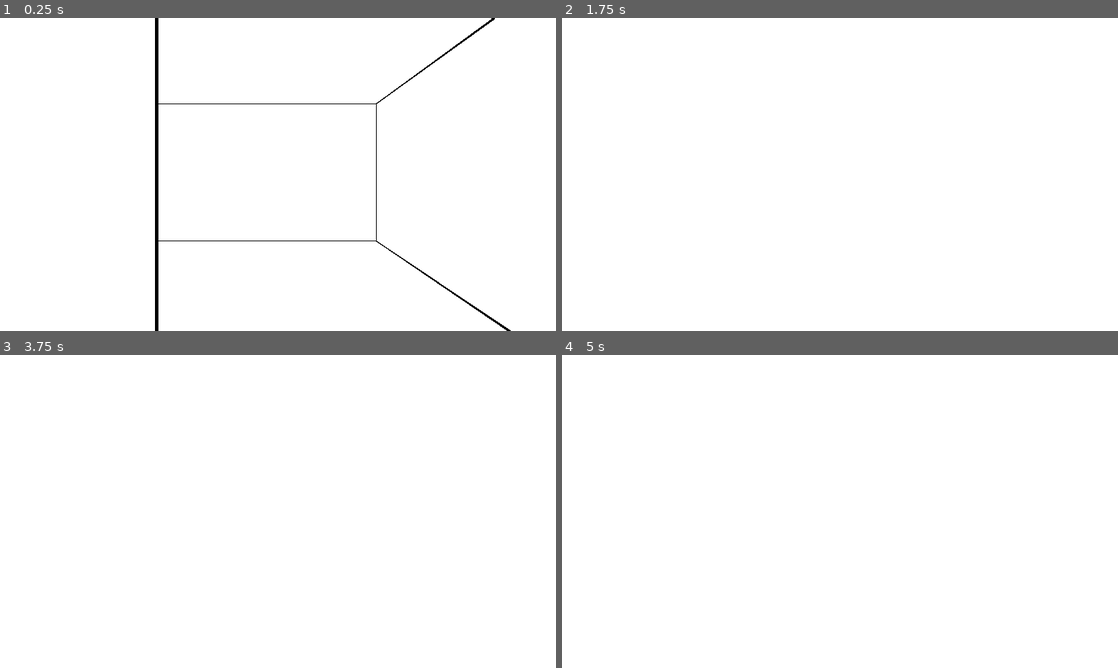
Above: before the commit, frames 1-4 (two rows, left to right).
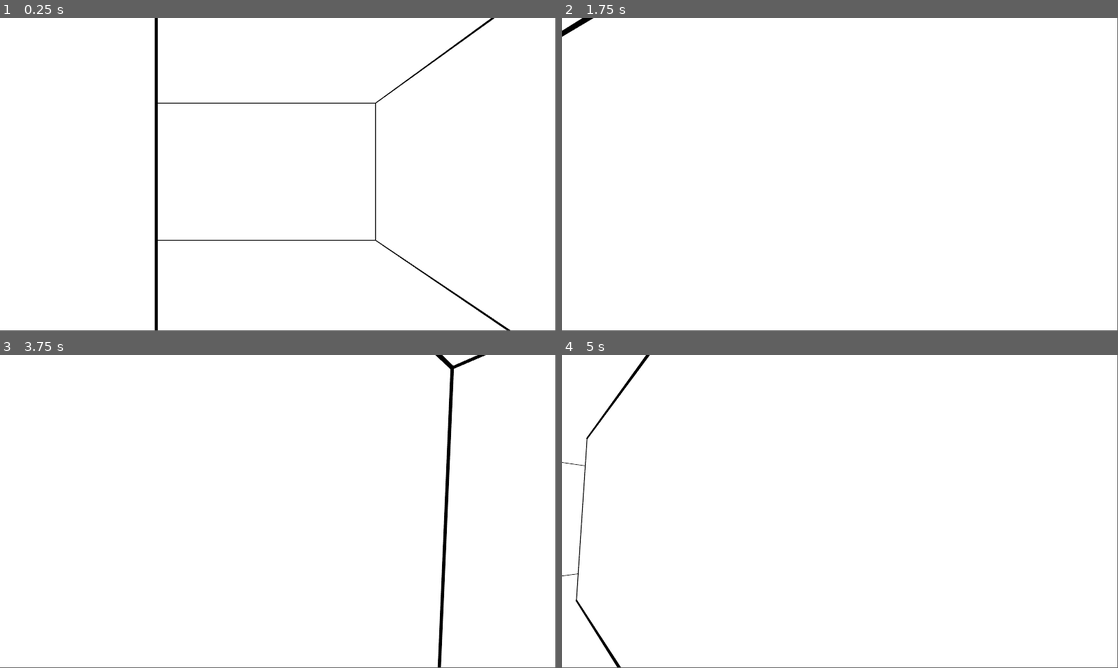
Above: after the commit, the same moments.

Repository: VojtaStruhar/antichamber-example
Game: Godot game, scene res://world.tscn
Same seed, same stepped clock (60 frames per second), same inputs: the game is played once before the commit and once after it. The project has no main scene, so this scene is started directly.
Inputs (mouse positions are in pixels of both pictures, inside the frame that each line leads up to):
- Up to frame 1 (0.25 s): no input
- Up to frame 2 (1.75 s): tap Enter (ui_accept) at 0.5, 0.77, 1.52 s; move the mouse to (867, 174) at 0.52 s; hold Up from 0.53 s (still down); move the mouse to (812, 174) at 1.27 s
- Up to frame 3 (3.75 s): keep holding Up; move the mouse to (289, 505) at 2.02 s; tap Enter (ui_accept) at 2.75, 3.02, 3.5 s; move the mouse to (272, 517) at 2.77 s; move the mouse to (316, 514) at 3.52 s
- Up to frame 4 (5 s): keep holding Up; tap Enter (ui_accept) at 3.77, 4.52 s; move the mouse to (795, 508) at 4.27 s
The window is 800x450 before the commit and 799x449 after it. Grey fills any space a smaller window leaves; there, only what the larger window draws over its background counts as a difference.

The runs differ from the first frame. In frame 1, 1.1% of the frame differs, in the area x 27-92%, y 0-100%; in frame 2, 0.1%; in frame 3, 0.8%; in frame 4, 0.5%.

Commit message:
Move scripts

Diff:
--- a/project.godot
+++ b/project.godot
@@ -18,7 +18,6 @@
 
 window/size/viewport_width=1920
 window/size/viewport_height=1080
-window/stretch/mode="viewport"
 
 [editor_plugins]
 
@@ -28,3 +27,7 @@
 
 3d_physics/layer_1="World"
 3d_physics/layer_16="Teleportation"
+
+[rendering]
+
+anti_aliasing/quality/msaa_3d=3
--- a/world.tscn
+++ b/world.tscn
@@ -1,7 +1,7 @@
 [gd_scene load_steps=21 format=4 uid="uid://by4fsuj02uyb3"]
 
-[ext_resource type="Script" uid="uid://7uicahbwx5vb" path="res://antichamber.gd" id="1_2o6r5"]
-[ext_resource type="Script" uid="uid://bdclx4q3c332j" path="res://player.gd" id="1_f3sb7"]
+[ext_resource type="Script" uid="uid://7uicahbwx5vb" path="res://scripts/antichamber.gd" id="1_2o6r5"]
+[ext_resource type="Script" uid="uid://bdclx4q3c332j" path="res://scripts/player.gd" id="1_f3sb7"]
 [ext_resource type="PackedScene" uid="uid://loidsa645j6i" path="res://meshes/Hall-BeforeStairs.glb" id="2_fj7yv"]
 [ext_resource type="PackedScene" uid="uid://mpqe1akw3sgh" path="res://meshes/Hall-BeforeStairs-Outline.glb" id="3_ioo17"]
 [ext_resource type="PackedScene" uid="uid://cjxdjqx2jg68m" path="res://meshes/adjusted/stairs_red.tscn" id="6_pkg7o"]
@@ -95,12 +95,22 @@
 [node name="Light_Red" type="OmniLight3D" parent="StairsRed"]
 transform = Transform3D(1, 0, 0, 0, 1, 0, 0, 0, 1, 0.0843084, 0.0581009, -1.03272)
 light_color = Color(0, 1, 1, 1)
-light_energy = 1.564
-light_negative = true
-light_bake_mode = 1
-shadow_enabled = true
-omni_range = 2.13
-omni_attenuation = -3.149
+light_energy = 0.999
+light_negative = true
+light_bake_mode = 1
+shadow_enabled = true
+omni_range = 2.13
+omni_attenuation = -3.149
+
+[node name="Light_Magenta" type="OmniLight3D" parent="StairsRed"]
+transform = Transform3D(1, 0, 0, 0, 1, 0, 0, 0, 1, 0.0843084, 0.0581009, -1.03272)
+light_color = Color(0, 0.596078, 0, 1)
+light_energy = 7.838
+light_negative = true
+light_bake_mode = 1
+shadow_enabled = true
+omni_range = 2.13
+omni_attenuation = -0.639
 
 [node name="Light_Red2" type="OmniLight3D" parent="StairsRed"]
 transform = Transform3D(1, 0, 0, 0, 1, 0, 0, 0, 1, 4.38121, -2.2419, -0.832723)
@@ -118,6 +128,16 @@
 [node name="Light_Blue3" type="OmniLight3D" parent="Stairs_Blue"]
 transform = Transform3D(1, 0, 0, 0, 1, 0, 0, 0, 1, 0.0843081, 0.0581009, -1.03272)
 light_color = Color(1, 1, 0, 1)
+light_energy = 0.937
+light_negative = true
+light_bake_mode = 1
+shadow_enabled = true
+omni_range = 2.13
+omni_attenuation = -3.149
+
+[node name="Light_Cyan" type="OmniLight3D" parent="Stairs_Blue"]
+transform = Transform3D(1, 0, 0, 0, 1, 0, 0, 0, 1, 0.0843081, 0.0581009, -1.03272)
+light_color = Color(1, 0.415686, 0, 1)
 light_energy = 1.564
 light_negative = true
 light_bake_mode = 1
Renamed: antichamber.gd -> scripts/antichamber.gd
Renamed: antichamber.gd.uid -> scripts/antichamber.gd.uid
Renamed: player.gd -> scripts/player.gd
Renamed: player.gd.uid -> scripts/player.gd.uid
